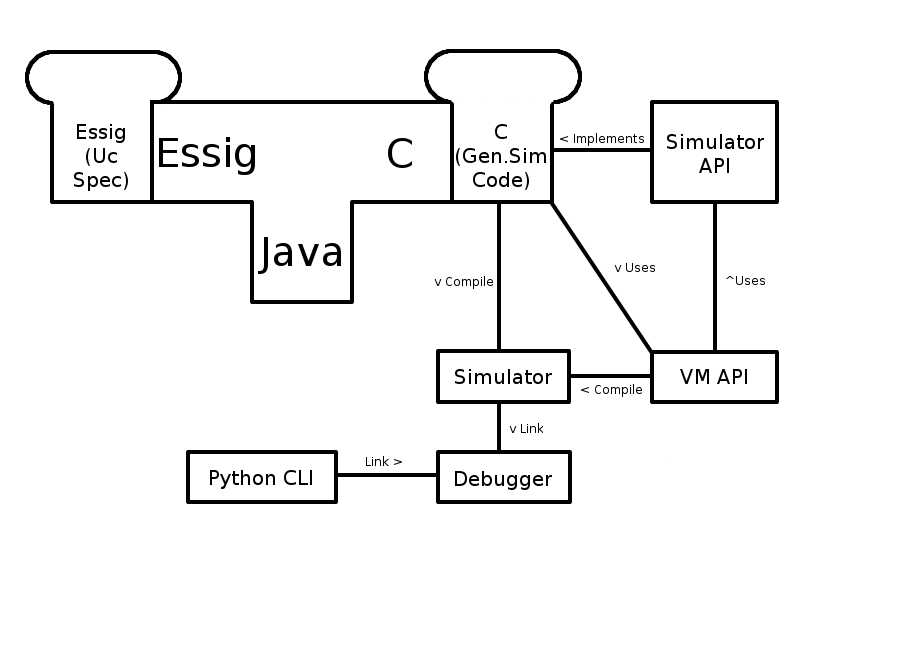
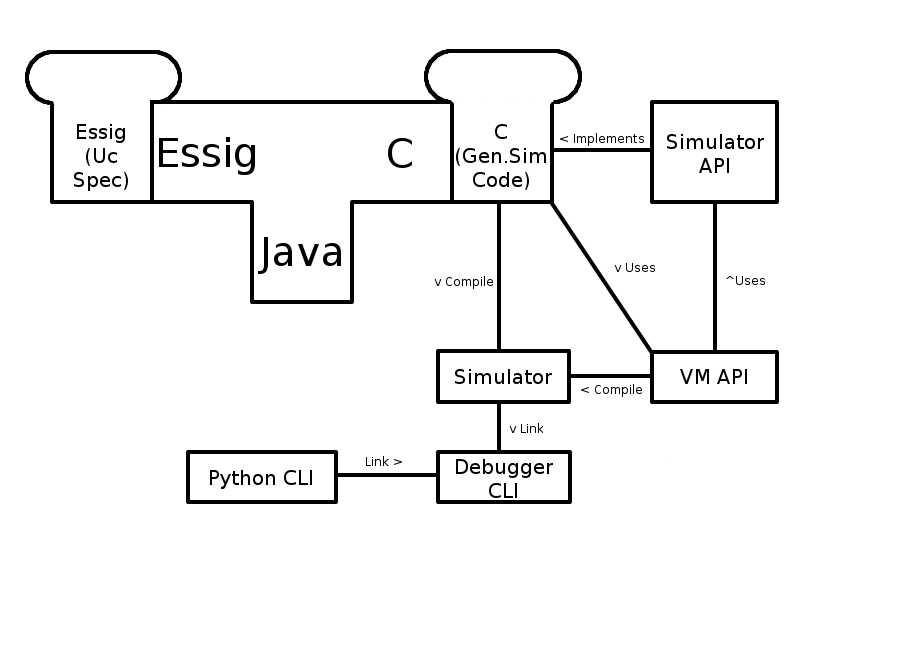
Two versions of the same layered image (900×650). Layer-by-layer changes:
renamed "Debugger" to "Debugger ...", painted on it over [455, 459, 553, 498]
